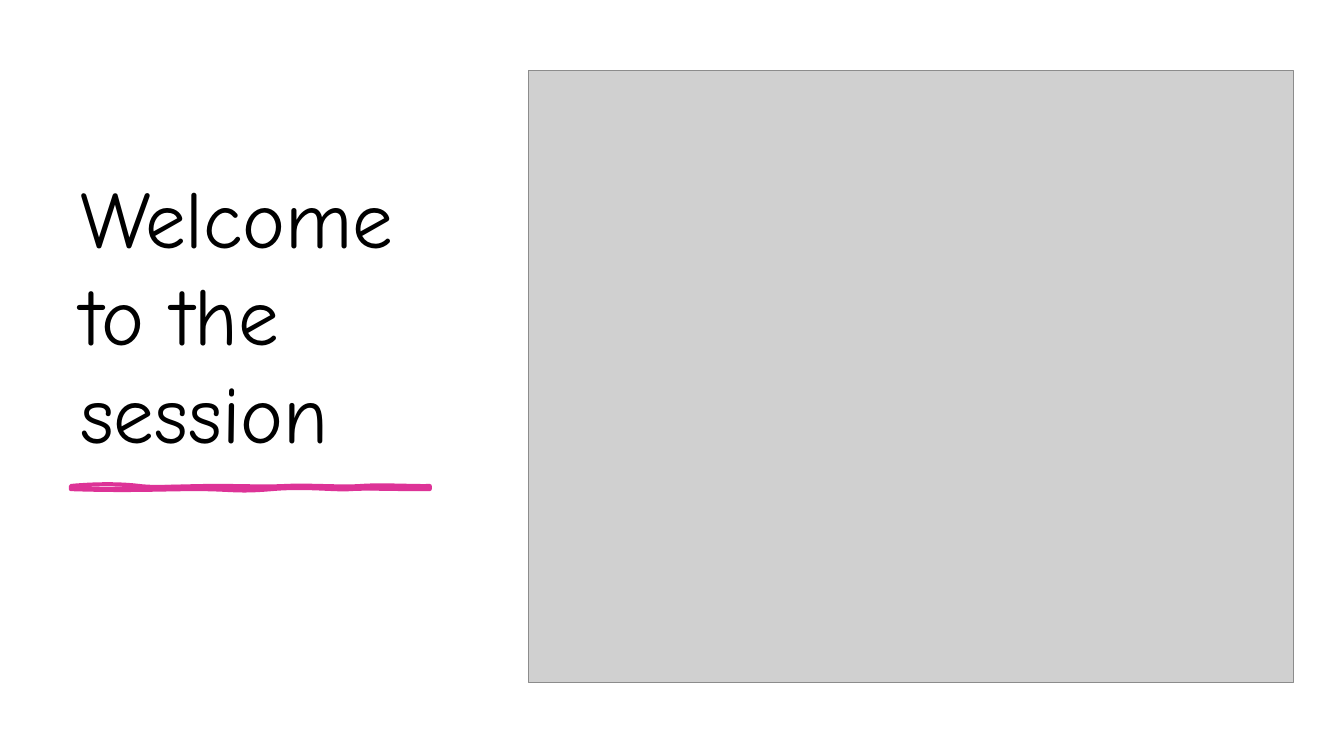
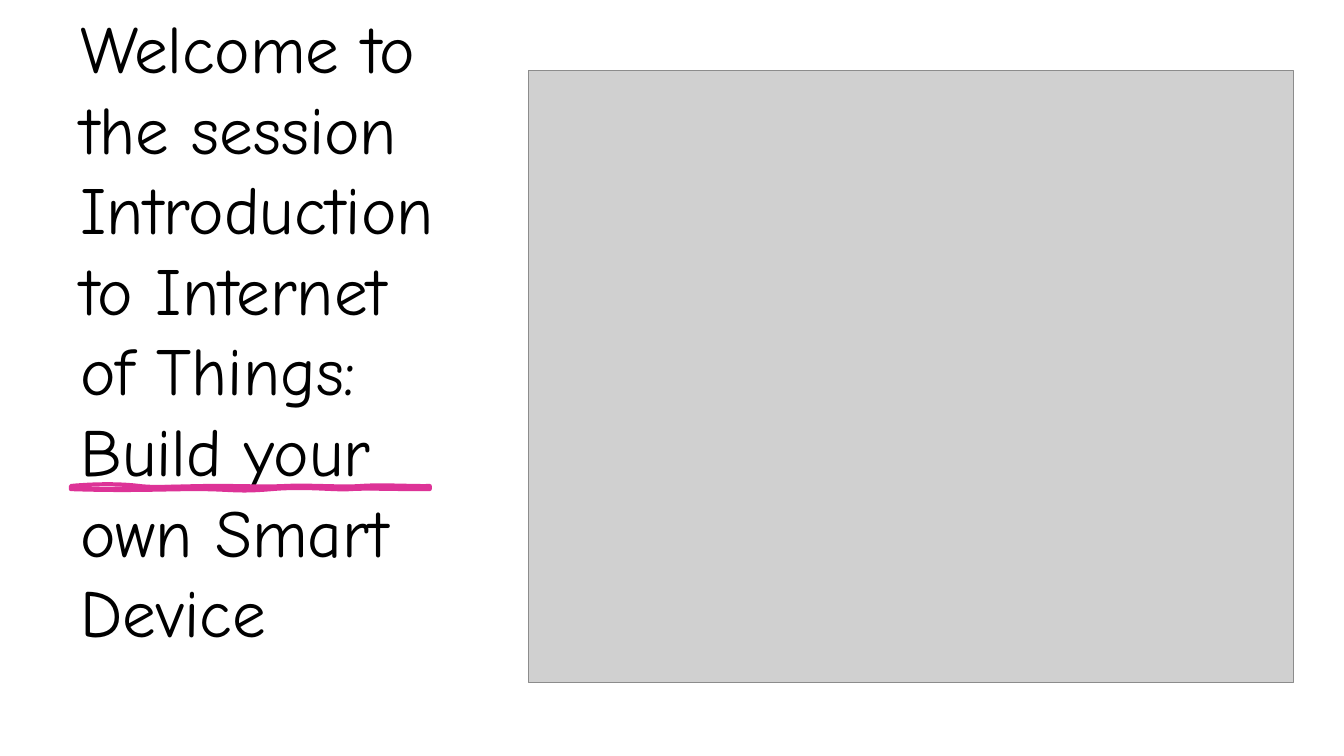
Before and after one commit to aswinpchn/Task, a slide deck: slide 1 of LEDController Raspberry Pi/Build your own smart device.pptx. Drawn at 1344x756 pixels with LibreOffice and Linux fonts; fonts in the diff are those of the drawing; grey boxes stand for pictures. Boxes give left, top, right and bottom in pixels: in the first picture for what was removed or moved away, otherwise in the second. Text is boxed around its words. In the diff, an @@ line names an element or a change of style, - is before the commit and + after.

```diff
--- a/LEDController Raspberry Pi/Build your own smart device.pptx
+++ b/LEDController Raspberry Pi/Build your own smart device.pptx
@@ title at <box>81,27,434,638</box>: text changed; size 58 to 48 pt @@
-Welcome to the session
+Welcome to the session
+Introduction to Internet of Things: Build your own Smart Device
```
Also in this commit, not shown: 4 other slides changed, 7 slides added, 1 slide removed, 2 other files.
